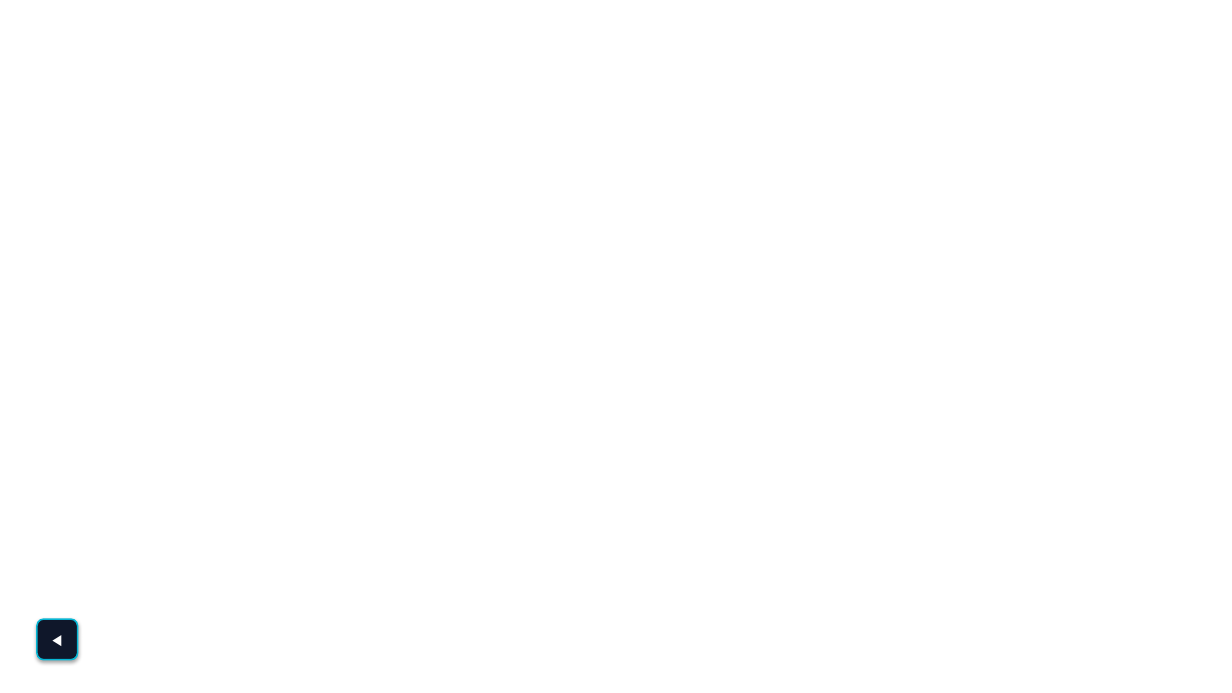
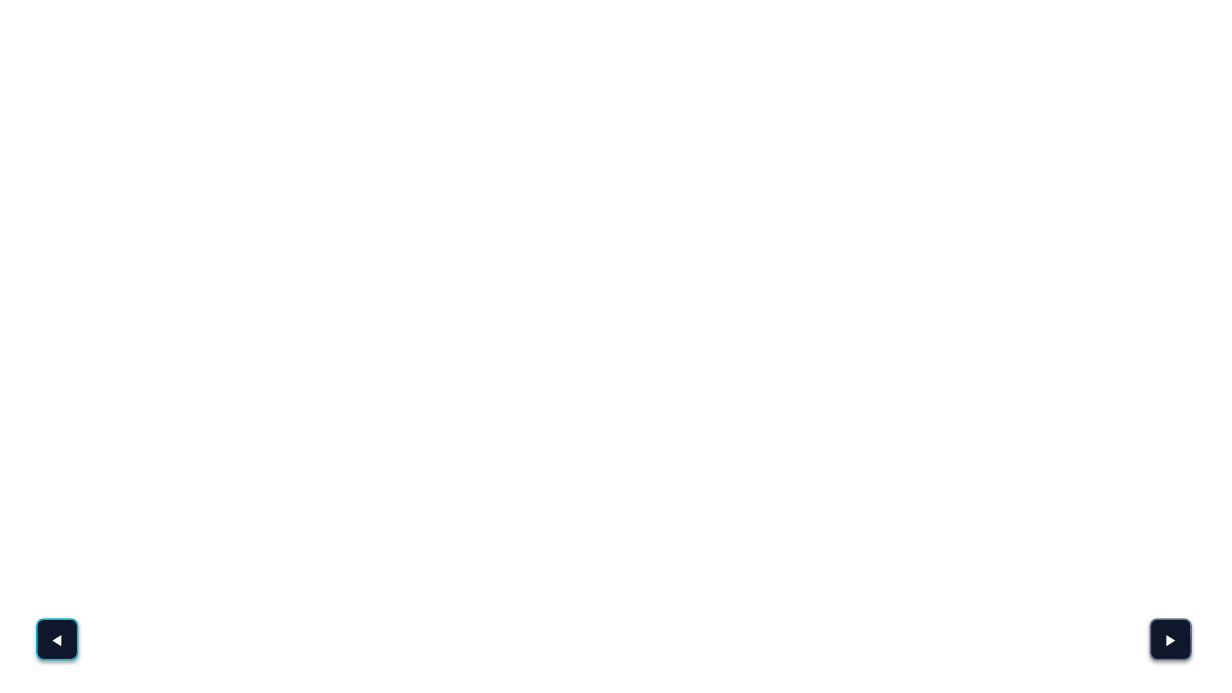
Before and after one commit to aliamani66/eraealiamani, a slide deck: slide 2 of TechTalk_Dinosaurs_Survival_Clean.pptx (slide 1 before the commit). Drawn at 1232x693 pixels with LibreOffice and Linux fonts; fonts in the diff are those of the drawing; background and template pictures are left out. Boxes give left, top, right and bottom in pixels: in the first picture for what was removed or moved away, otherwise in the second. Text is boxed around its words. In the diff, an @@ line names an element or a change of style, - is before the commit and + after.

```diff
--- a/TechTalk_Dinosaurs_Survival_Clean.pptx
+++ b/TechTalk_Dinosaurs_Survival_Clean.pptx
@@ rounded rectangle added at [1151, 619, 1191, 660], fill #0F172A, outline #64748B 1.2 pt, 12 pt, text #FFFFFF, bold @@
+▶
```
Also in this commit, not shown: 1 slide added, 3 other files.
